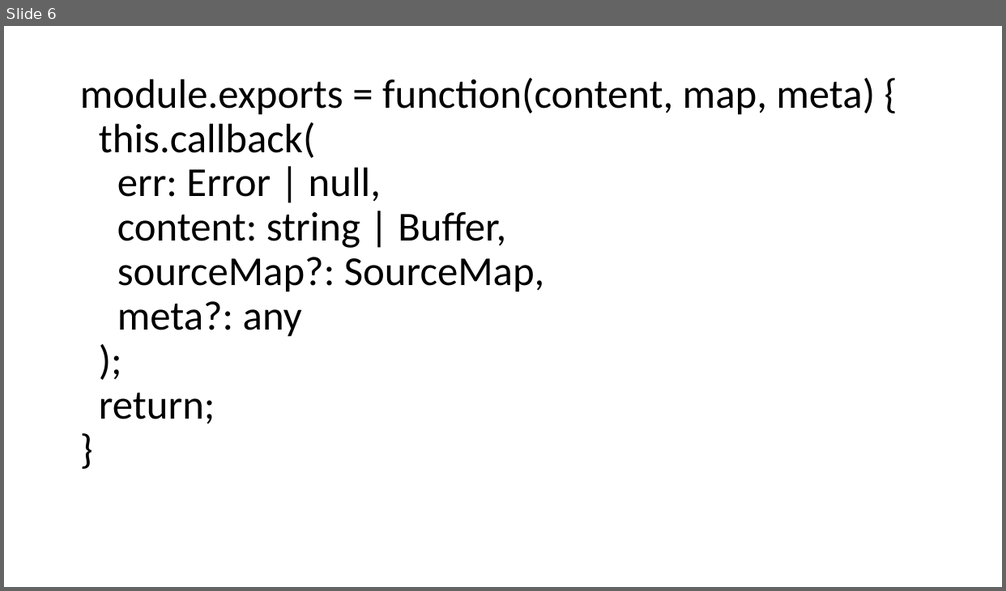
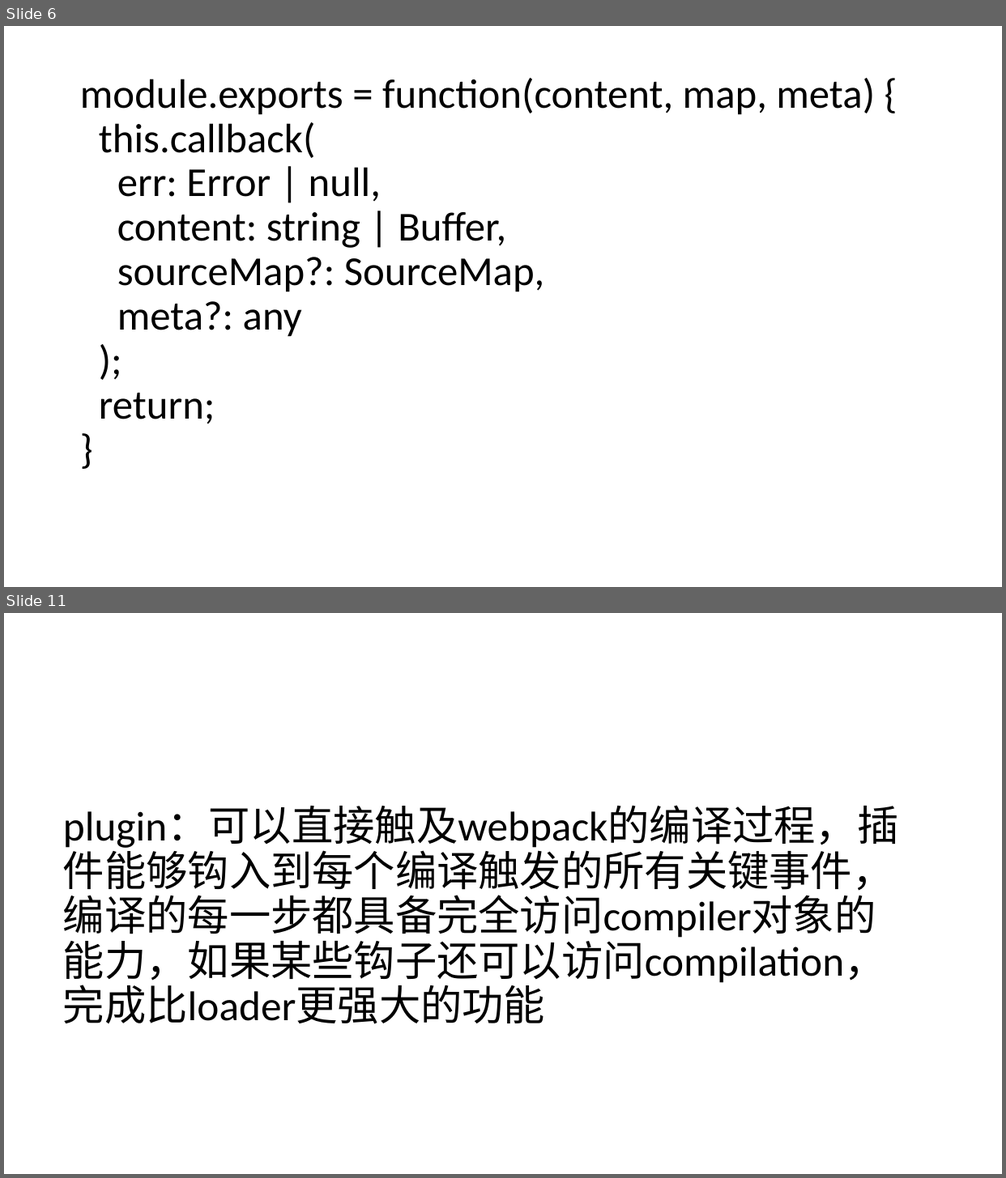
Before and after one commit to tfish-oh/webpack-share, a slide deck: webpack进阶.pptx. Shown one above the other, each under a label of ours: slide 6 before the commit, slides 6 and 11 after it; the slides between them are not shown. The pictures are 1006x591 and 1006x1178 pixels, drawn with LibreOffice and Linux fonts; fonts in the diff are those of the drawing. Boxes give left, top, right and bottom in pixels: in the first picture for what was removed or moved away, otherwise in the second. Text is boxed around its words. In the diff, an @@ line names an element or a change of style, - is before the commit and + after.

```diff
--- a/webpack进阶.pptx
+++ b/webpack进阶.pptx
@@ slide 11 added at box(4, 613, 1002, 1174), background #FFFFFF @@
@@ title added at box(63, 807, 899, 1024), 40 pt, text #000000 @@
+plugin：可以直接触及webpack的编译过程，插件能够钩入到每个编译触发的所有关键事件，编译的每一步都具备完全访问compiler对象的能力，如果某些钩子还可以访问compilation，完成比loader更强大的功能
```
Also in this commit, not shown: 2 slides changed, 9 other slides added, 1 slide removed, 11 other files.
